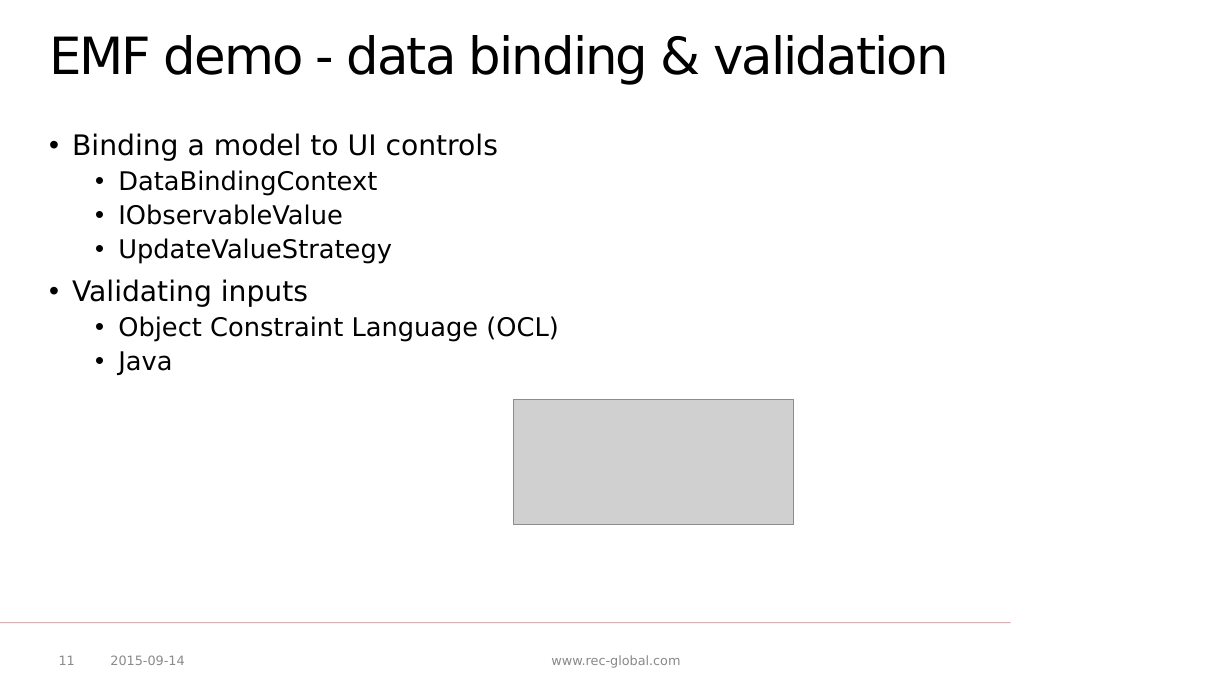
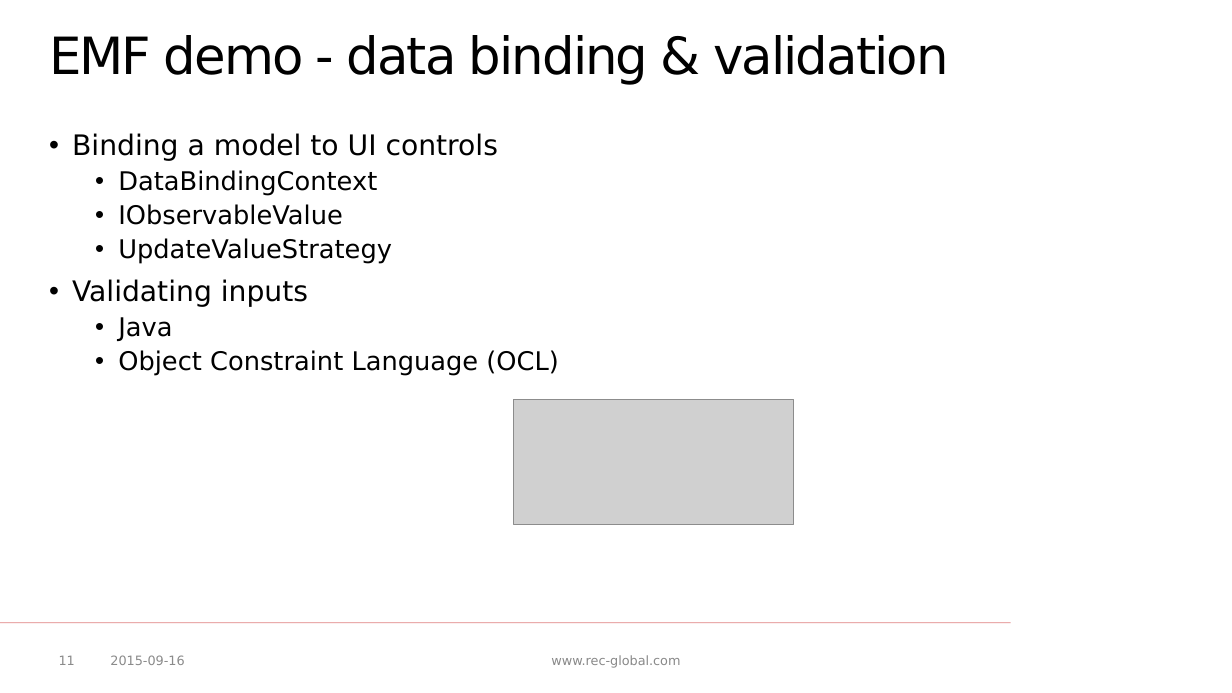
Before and after one commit to p-zalejko/jug_emf, a slide deck: slide 11 of JUG - EMF.pptx. Drawn at 1232x693 pixels with LibreOffice and Linux fonts; fonts in the diff are those of the drawing; grey boxes stand for pictures; background and template pictures are left out. Boxes give left, top, right and bottom in pixels: in the first picture for what was removed or moved away, otherwise in the second. Text is boxed around its words. In the diff, an @@ line names an element or a change of style, - is before the commit and + after.

```diff
--- a/JUG - EMF.pptx
+++ b/JUG - EMF.pptx
@@ text at [118, 317, 172, 341]: paragraph added @@
+  • Java
@@ text at [118, 351, 172, 375]: paragraph removed @@
-  • Java
@@ text at [110, 655, 184, 665]: text changed @@
-2015-09-14
+2015-09-16
```
Also in this commit, not shown: 12 other slides changed, 10 other files.
